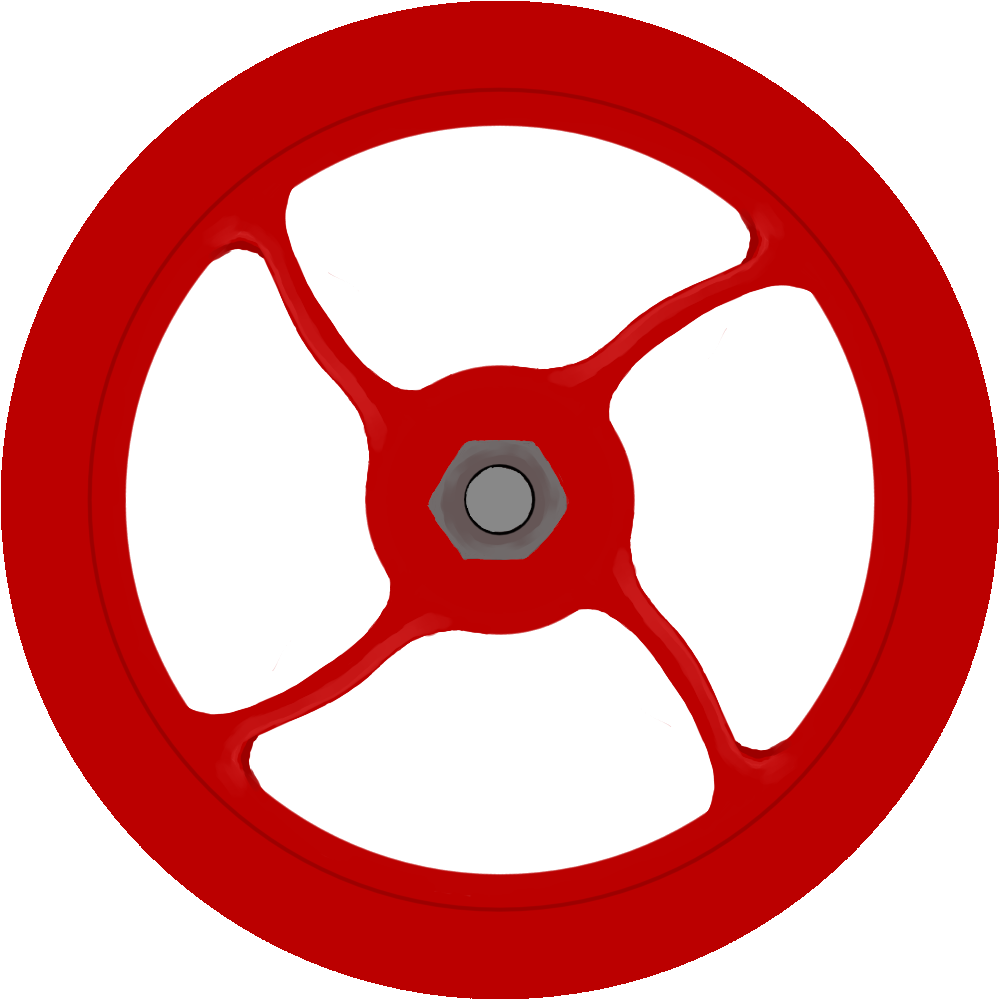
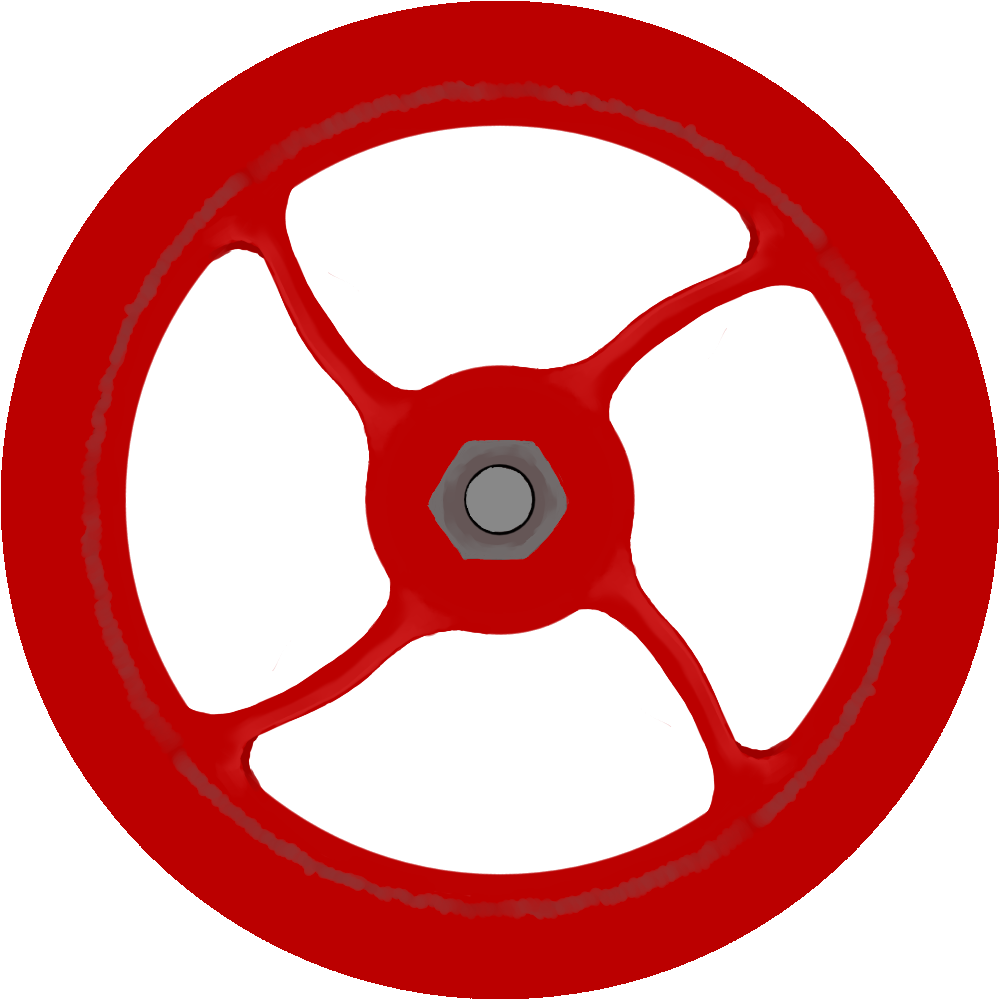
The second 1000×1000 image is a revision of the first. Changes to its layers:
painted on "Layer 3" over [128, 128, 832, 832]
painted on "Layer 2" over [80, 80, 920, 920]
